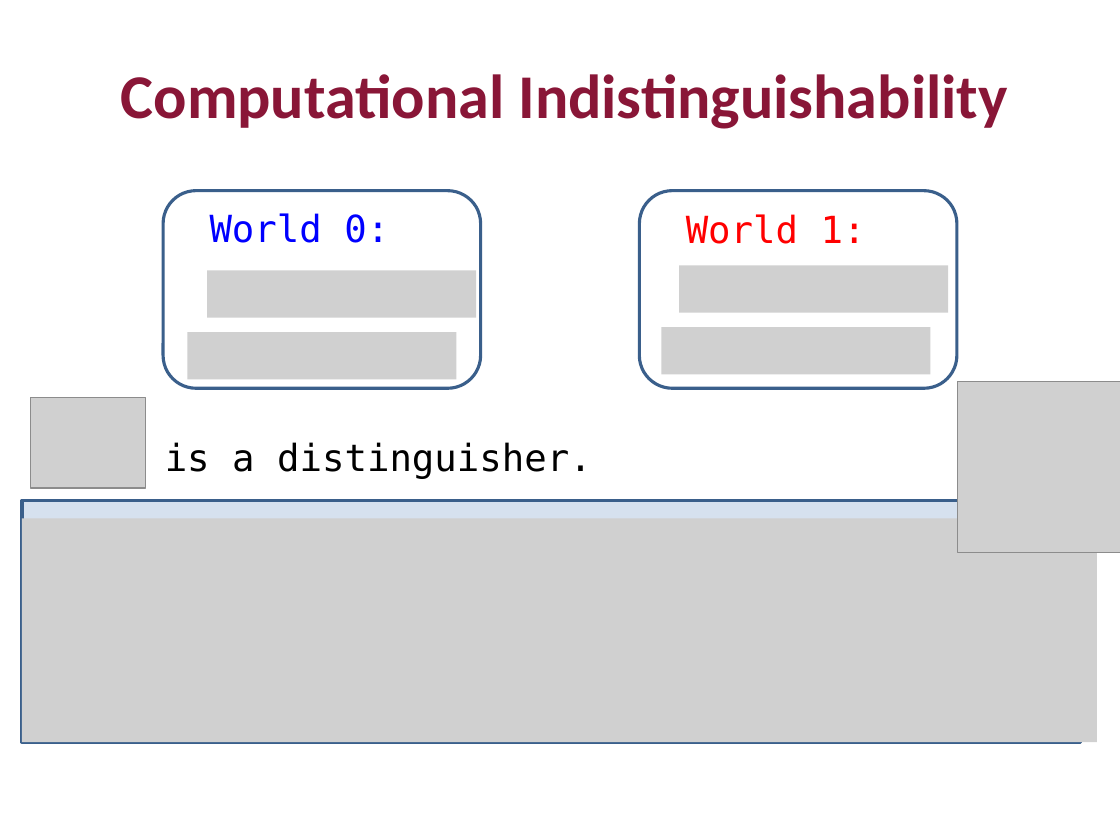
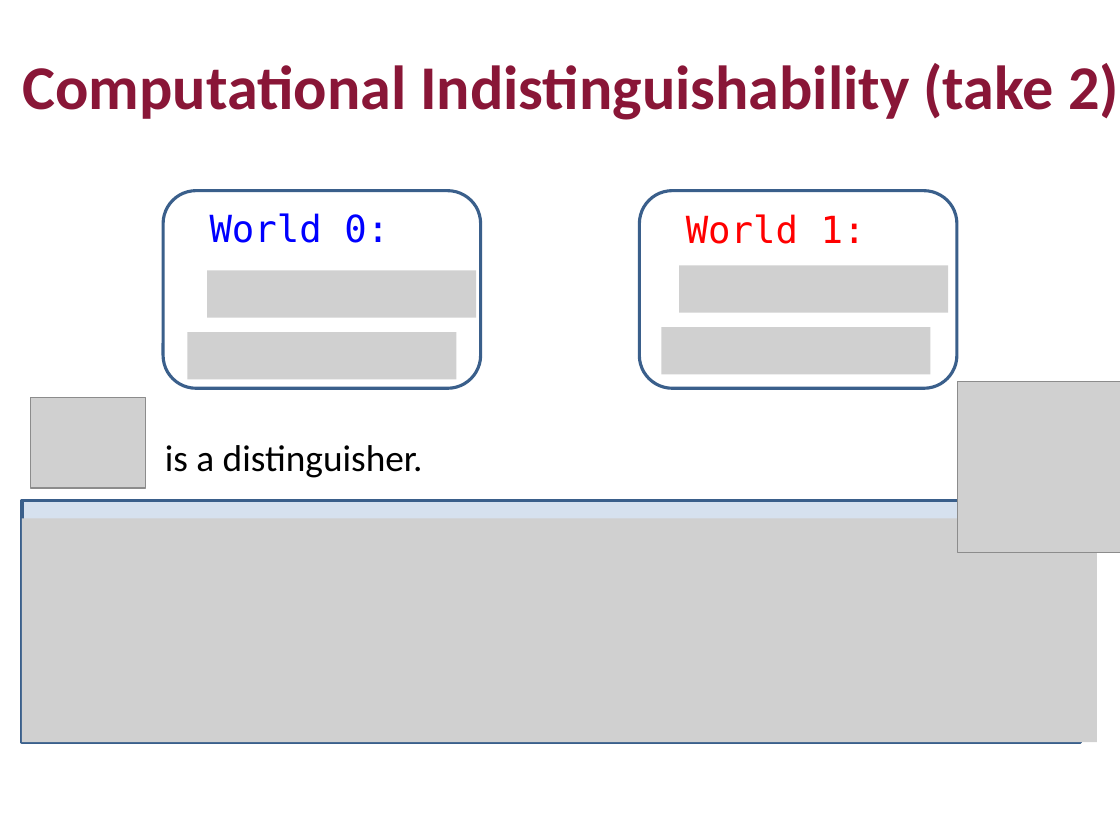
Before and after one commit to mit6875/mit6875.github.io, a slide deck: slide 17 of SLIDES/lec2.pptx (slide 14 before the commit). Drawn at 1120x840 pixels with LibreOffice and Linux fonts; fonts in the diff are those of the drawing; grey boxes stand for pictures. Boxes give left, top, right and bottom in pixels: in the first picture for what was removed or moved away, otherwise in the second. Text is boxed around its words. In the diff, an @@ line names an element or a change of style, - is before the commit and + after.

```diff
--- a/SLIDES/lec2.pptx
+++ b/SLIDES/lec2.pptx
@@ subtitle at (23, 63, 1119, 120): text changed @@
-Computational Indistinguishability
+Computational Indistinguishability (take 2)
@@ text "is a distinguisher." at (165, 445, 423, 478): font DejaVu Sans Mono to Calibri @@
```
Also in this commit, not shown: 18 other slides changed, 18 slides added, 11 slides removed, 1 other file.
